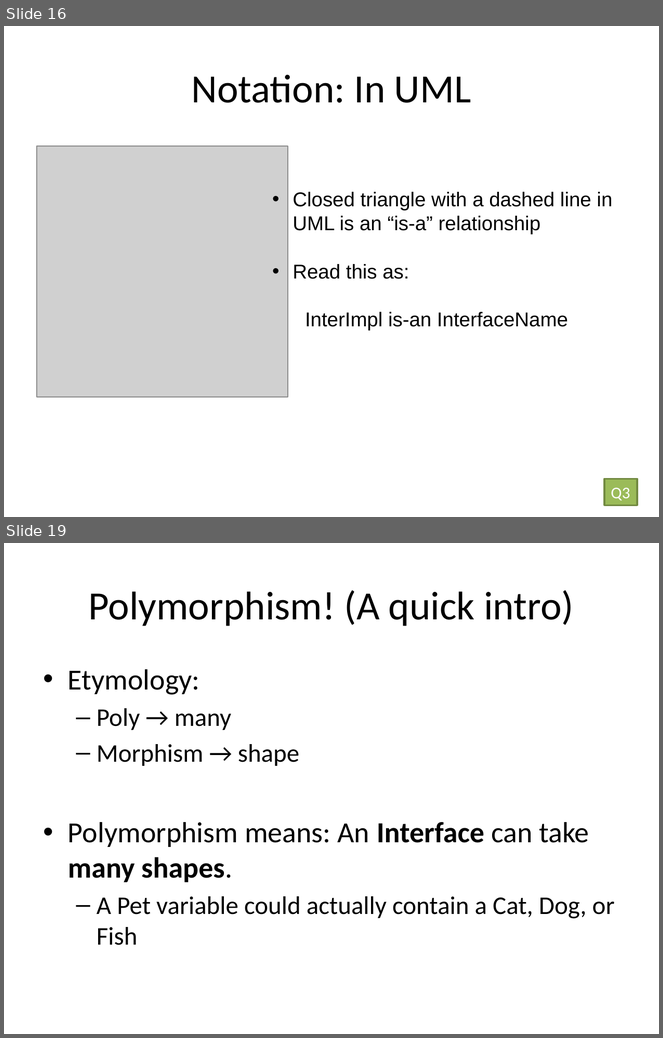
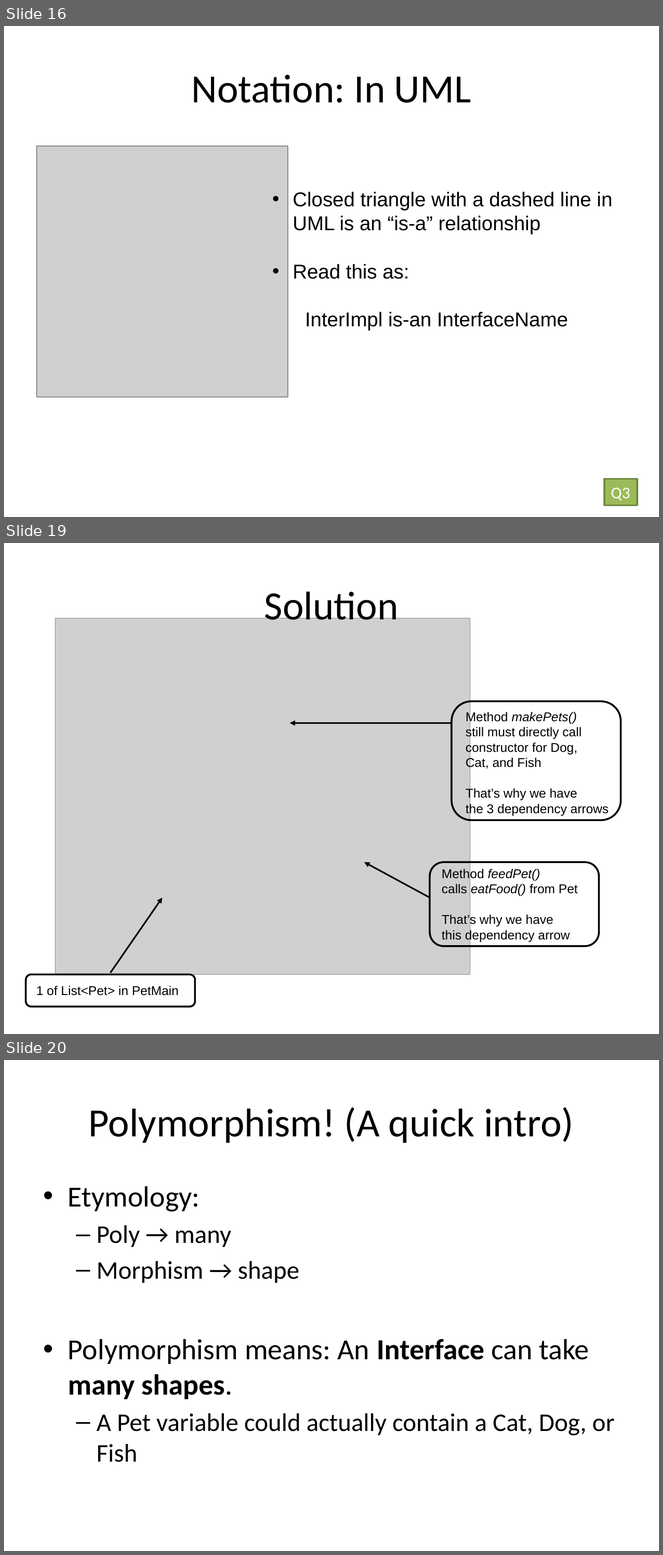
Before and after one commit to RHIT-CSSE/csse220, a slide deck: ClassMaterials/Interfaces/Slides/Interfaces.pptx. Shown one above the other, each under a label of ours: slides 16 and 19 before the commit, slides 16, 19 and 20 after it; the slides between them are not shown. The pictures are 663x1038 and 663x1555 pixels, drawn with LibreOffice and Linux fonts; fonts in the diff are those of the drawing; grey boxes stand for pictures. Boxes give left, top, right and bottom in pixels: in the first picture for what was removed or moved away, otherwise in the second. Text is boxed around its words. In the diff, an @@ line names an element or a change of style, - is before the commit and + after.

```diff
--- a/ClassMaterials/Interfaces/Slides/Interfaces.pptx
+++ b/ClassMaterials/Interfaces/Slides/Interfaces.pptx
@@ slide 19 added at (4, 543, 659, 1034), background #FFFFFF @@
@@ title added at (265, 591, 399, 629), 44 pt, text #000000 @@
+Solution
@@ picture added at (55, 618, 470, 975) @@
@@ rounded rectangle added at (452, 702, 621, 821), outline #000000 2 pt @@
@@ text added at (466, 711, 609, 816), 14 pt, text #000000 @@
+Method makePets()
+still must directly call
+constructor for Dog,
+Cat, and Fish
+That’s why we have
+the 3 dependency arrows
@@ arrow added from (452, 723) to (289, 723), #000000 1.75 pt @@
@@ arrow added from (430, 898) to (364, 862), #000000 1.75 pt @@
@@ rounded rectangle added at (430, 862, 599, 946), outline #000000 2 pt @@
@@ text added at (442, 868, 578, 942), 14 pt, text #000000 @@
+Method feedPet()
+calls eatFood() from Pet
+That’s why we have
+this dependency arrow
@@ arrow added from (110, 973) to (163, 898), #000000 1.75 pt @@
@@ rounded rectangle added at (26, 975, 195, 1007), outline #000000 2 pt @@
@@ text added at (36, 986, 179, 996), 14 pt, text #000000 @@
+1 of List<Pet> in PetMain
@@ what was slide 19 is now slide 20 @@
```
Also in this commit, not shown: 2 slides changed.
